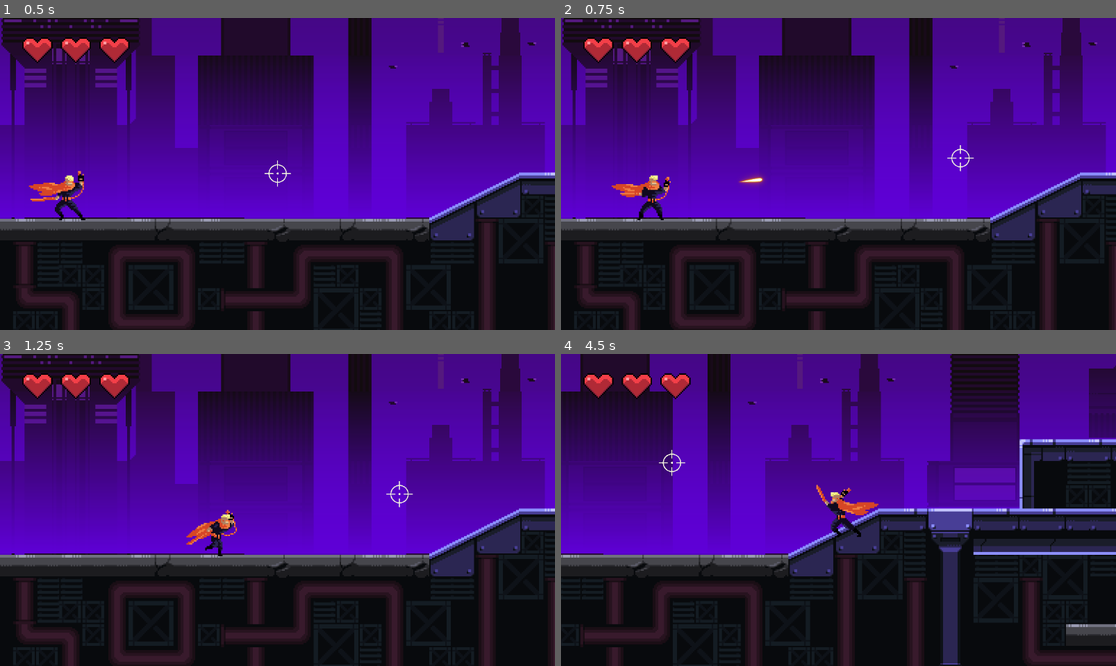
Above: before the commit, frames 1-4 (two rows, left to right).
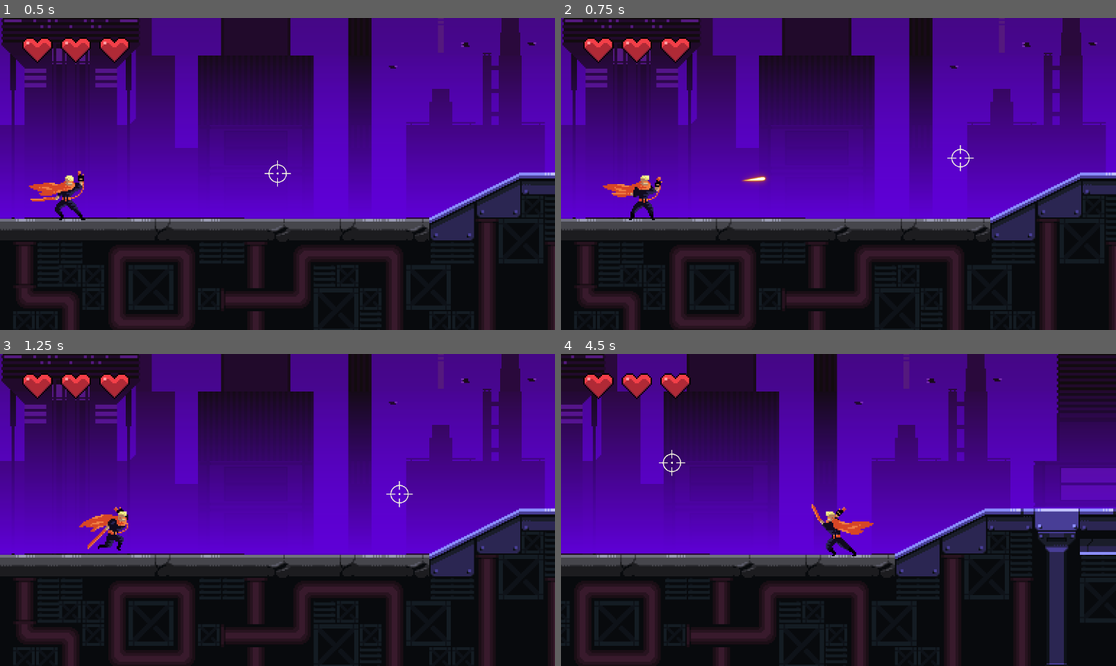
Above: after the commit, the same moments.

Repository: Fanxuui/neonshift
Game: Godot game, scene res://scenes/main.tscn
Same seed, same stepped clock (60 frames per second), same inputs: the game is played once before the commit and once after it.
Inputs (mouse positions are in pixels of both pictures, inside the frame that each line leads up to):
- Up to frame 1 (0.5 s): no input
- Up to frame 2 (0.75 s): tap Enter (ui_accept) at 0.5 s; move the mouse to (960, 158) at 0.52 s; hold D (move_right) from 0.53 s (still down); right-click (960, 158) at 0.6 s
- Up to frame 3 (1.25 s): keep holding D (move_right); tap Space (jump) at 0.77 s; click (399, 494) at 0.8 s
- Up to frame 4 (4.5 s): move the mouse to (727, 525) at 1.27 s; click (727, 525) at 1.35 s; tap Space (jump) at 1.52, 3.02, 3.77 s; right-click (727, 525) at 1.55 s; move the mouse to (894, 441) at 2.02 s; release D (move_right) at 2.03 s; hold A (move_left) 2.03-2.78 s; right-click (894, 441) at 2.1 s; click (894, 441) at 2.3 s; move the mouse to (810, 572) at 2.77 s; hold D (move_right) 2.78-4.28 s; click (810, 572) at 2.85 s; right-click (810, 572) at 3.05 s; move the mouse to (1005, 556) at 3.52 s; right-click (1005, 556) at 3.6 s; click (1005, 556) at 3.8 s; move the mouse to (672, 463) at 4.27 s; hold A (move_left) from 4.28 s (still down); click (672, 463) at 4.35 s

Frame 1 is identical in both runs. In frame 2, 0.8% of the frame differs, in the area x 7-38%, y 50-65%; in frame 3, 1.1%; in frame 4, 45%, in the area x 0-100%, y 0-100%.

Commit message:
game feel enhancement
modify the player animation
optimize the movement logic

Diff:
--- a/ranged.gd
+++ b/ranged.gd
@@ -190,7 +190,7 @@
 	_is_slowed = true
 	var cur_speed = speed
 	speed = REDUCED_SPEED
-	await get_tree().create_timer(1.0).timeout
+	await get_tree().create_timer(3.0).timeout
 	_is_slowed = false
 	speed = cur_speed
 
--- a/scenes/player.tscn
+++ b/scenes/player.tscn
@@ -8,8 +8,18 @@
 [ext_resource type="Texture2D" uid="uid://d2qgg5wekl87f" path="res://assets/Striker/spr_StrikerGetHit_strip.png" id="4_ur7pv"]
 [ext_resource type="Texture2D" uid="uid://d001mvj7uchx3" path="res://assets/Striker/spr_StrikerJump_strip.png" id="5_smehm"]
 [ext_resource type="Texture2D" uid="uid://ctvmb1rmbunyu" path="res://assets/Striker/spr_StrikerRun_strip.png" id="6_ur7pv"]
-[ext_resource type="Texture2D" uid="uid://dj24qpjlgtwpt" path="res://assets/Striker/spr_StrikerSlash_stripWithEffect.png" id="7_y4r1p"]
-[ext_resource type="Texture2D" uid="uid://cwaqjt3markxw" path="res://assets/Striker/spr_StrikerSlash_stripNoEffect.png" id="8_y4r1p"]
+[ext_resource type="Texture2D" uid="uid://mxdi10brmhry" path="res://assets/Striker/shoot1.png" id="8_60mlk"]
+[ext_resource type="Texture2D" uid="uid://do7wywho3vlqg" path="res://assets/Striker/shoot2.png" id="9_i4ail"]
+[ext_resource type="Texture2D" uid="uid://jmgh3mpv38ni" path="res://assets/Striker/slash1.png" id="9_jej6c"]
+[ext_resource type="Texture2D" uid="uid://bsujl86xw0d03" path="res://assets/Striker/shoot3.png" id="10_a38lo"]
+[ext_resource type="Texture2D" uid="uid://dmwrd2ty7h4nx" path="res://assets/Striker/slash2.png" id="10_f1ej7"]
+[ext_resource type="Texture2D" uid="uid://cacoh6pvapiif" path="res://assets/Striker/shoot4.png" id="11_4ni07"]
+[ext_resource type="Texture2D" uid="uid://bdi2jklhwj7fw" path="res://assets/Striker/slash3.png" id="11_oprun"]
+[ext_resource type="Texture2D" uid="uid://bah1rhkvgkh1o" path="res://assets/Striker/slash4.png" id="12_a8ls1"]
+[ext_resource type="Texture2D" uid="uid://vn6uhxiqbpue" path="res://assets/Striker/shoot5.png" id="12_l71n6"]
+[ext_resource type="Texture2D" uid="uid://d1klxneej85q7" path="res://assets/Striker/shoot6.png" id="13_ke2ow"]
+[ext_resource type="Texture2D" uid="uid://cs6gqr5hm80tl" path="res://assets/Striker/shoot7.png" id="14_ujl30"]
+[ext_resource type="Texture2D" uid="uid://t5b3037pif7g" path="res://assets/Striker/shoot8.png" id="15_31cv2"]
 
 [sub_resource type="CapsuleShape2D" id="CapsuleShape2D_ur7pv"]
 
@@ -205,54 +215,6 @@
 atlas = ExtResource("6_ur7pv")
 region = Rect2(672, 0, 96, 96)
 
-[sub_resource type="AtlasTexture" id="AtlasTexture_fdfoy"]
-atlas = ExtResource("8_y4r1p")
-region = Rect2(1024, 0, 128, 96)
-
-[sub_resource type="AtlasTexture" id="AtlasTexture_hhpqf"]
-atlas = ExtResource("8_y4r1p")
-region = Rect2(1152, 0, 128, 96)
-
-[sub_resource type="AtlasTexture" id="AtlasTexture_g5jhy"]
-atlas = ExtResource("8_y4r1p")
-region = Rect2(1280, 0, 128, 96)
-
-[sub_resource type="AtlasTexture" id="AtlasTexture_holxr"]
-atlas = ExtResource("8_y4r1p")
-region = Rect2(1408, 0, 128, 96)
-
-[sub_resource type="AtlasTexture" id="AtlasTexture_8txt3"]
-atlas = ExtResource("8_y4r1p")
-region = Rect2(1536, 0, 128, 96)
-
-[sub_resource type="AtlasTexture" id="AtlasTexture_2w11d"]
-atlas = ExtResource("8_y4r1p")
-region = Rect2(1664, 0, 128, 96)
-
-[sub_resource type="AtlasTexture" id="AtlasTexture_770dr"]
-atlas = ExtResource("8_y4r1p")
-region = Rect2(1792, 0, 128, 96)
-
-[sub_resource type="AtlasTexture" id="AtlasTexture_8f1cb"]
-atlas = ExtResource("8_y4r1p")
-region = Rect2(1920, 0, 128, 96)
-
-[sub_resource type="AtlasTexture" id="AtlasTexture_j2b1d"]
-atlas = ExtResource("7_y4r1p")
-region = Rect2(512, 0, 128, 96)
-
-[sub_resource type="AtlasTexture" id="AtlasTexture_cs1tg"]
-atlas = ExtResource("7_y4r1p")
-region = Rect2(640, 0, 128, 96)
-
-[sub_resource type="AtlasTexture" id="AtlasTexture_2dvfe"]
-atlas = ExtResource("7_y4r1p")
-region = Rect2(768, 0, 128, 96)
-
-[sub_resource type="AtlasTexture" id="AtlasTexture_giy8y"]
-atlas = ExtResource("7_y4r1p")
-region = Rect2(896, 0, 128, 96)
-
 [sub_resource type="SpriteFrames" id="SpriteFrames_2oo1m"]
 animations = [{
 "frames": [{
@@ -306,7 +268,7 @@
 }],
 "loop": false,
 "name": &"death",
-"speed": 13.0
+"speed": 15.0
 }, {
 "frames": [{
 "duration": 1.0,
@@ -323,7 +285,7 @@
 }],
 "loop": false,
 "name": &"get_hit",
-"speed": 13.0
+"speed": 15.0
 }, {
 "frames": [{
 "duration": 1.0,
@@ -352,7 +314,7 @@
 }],
 "loop": true,
 "name": &"idle",
-"speed": 13.0
+"speed": 15.0
 }, {
 "frames": [{
 "duration": 1.0,
@@ -393,7 +355,7 @@
 }],
 "loop": false,
 "name": &"jump",
-"speed": 13.0
+"speed": 15.0
 }, {
 "frames": [{
 "duration": 1.0,
@@ -422,53 +384,53 @@
 }],
 "loop": true,
 "name": &"run",
-"speed": 13.0
-}, {
-"frames": [{
-"duration": 1.0,
-"texture": SubResource("AtlasTexture_fdfoy")
-}, {
-"duration": 1.0,
-"texture": SubResource("AtlasTexture_hhpqf")
-}, {
-"duration": 1.0,
-"texture": SubResource("AtlasTexture_g5jhy")
-}, {
-"duration": 1.0,
-"texture": SubResource("AtlasTexture_holxr")
-}, {
-"duration": 1.0,
-"texture": SubResource("AtlasTexture_8txt3")
-}, {
-"duration": 1.0,
-"texture": SubResource("AtlasTexture_2w11d")
-}, {
-"duration": 1.0,
-"texture": SubResource("AtlasTexture_770dr")
-}, {
-"duration": 1.0,
-"texture": SubResource("AtlasTexture_8f1cb")
+"speed": 15.0
+}, {
+"frames": [{
+"duration": 1.0,
+"texture": ExtResource("8_60mlk")
+}, {
+"duration": 1.0,
+"texture": ExtResource("9_i4ail")
+}, {
+"duration": 1.0,
+"texture": ExtResource("10_a38lo")
+}, {
+"duration": 1.0,
+"texture": ExtResource("11_4ni07")
+}, {
+"duration": 1.0,
+"texture": ExtResource("12_l71n6")
+}, {
+"duration": 1.0,
+"texture": ExtResource("13_ke2ow")
+}, {
+"duration": 1.0,
+"texture": ExtResource("14_ujl30")
+}, {
+"duration": 1.0,
+"texture": ExtResource("15_31cv2")
 }],
 "loop": false,
 "name": &"slash_gun",
-"speed": 13.0
-}, {
-"frames": [{
-"duration": 1.0,
-"texture": SubResource("AtlasTexture_j2b1d")
-}, {
-"duration": 1.0,
-"texture": SubResource("AtlasTexture_cs1tg")
-}, {
-"duration": 1.0,
-"texture": SubResource("AtlasTexture_2dvfe")
-}, {
-"duration": 1.0,
-"texture": SubResource("AtlasTexture_giy8y")
+"speed": 15.0
+}, {
+"frames": [{
+"duration": 1.0,
+"texture": ExtResource("9_jej6c")
+}, {
+"duration": 1.0,
+"texture": ExtResource("10_f1ej7")
+}, {
+"duration": 1.0,
+"texture": ExtResource("11_oprun")
+}, {
+"duration": 1.0,
+"texture": ExtResource("12_a8ls1")
 }],
 "loop": false,
 "name": &"slash_sword",
-"speed": 13.0
+"speed": 15.0
 }]
 
 [sub_resource type="RectangleShape2D" id="RectangleShape2D_fjrip"]
@@ -513,10 +475,8 @@
 texture_filter = 1
 position = Vector2(0, -20)
 sprite_frames = SubResource("SpriteFrames_2oo1m")
-animation = &"slash_sword"
+animation = &"slash_gun"
 autoplay = "idle"
-frame = 3
-frame_progress = 1.0
 
 [node name="Sword" type="Node2D" parent="."]
 position = Vector2(0, -20)
--- /dev/null
+++ b/scenes/slow_field.tscn
@@ -0,0 +1,3 @@
+[gd_scene format=3 uid="uid://dxsg8a8o0s8xf"]
+
+[node name="SlowField" type="Area2D"]
--- a/scripts/player.gd
+++ b/scripts/player.gd
@@ -8,7 +8,8 @@
 @onready var game_manager: Node = $"../GameManager"
 const MAX_JUMPS = 2
 
-
+var ACCEL = 12
+var DECEL = 10
 
 @export var bullet_scene: PackedScene
 @onready var collision_shape: CollisionShape2D = $CollisionShape2D
@@ -58,10 +59,7 @@
 	state = PlayerState.DIE
 	_update_animation()
 
-func handle_movement_input() -> void:
-
-	if state in [PlayerState.SWORD, PlayerState.GUN, PlayerState.HURT, PlayerState.DIE]:
-		return
+func handle_movement_input(delta: float) -> void:
 
 	# Handle jump.
 	if Input.is_action_just_pressed("jump") and jump_count < MAX_JUMPS:
@@ -74,16 +72,18 @@
 	# Get the input direction and handle the movement/deceleration.
 	# As good practice, you should replace UI actions with custom gameplay actions.
 	var direction := Input.get_axis("move_left", "move_right")
-	if direction:
-		velocity.x = direction * SPEED
+	var target_speed := direction * SPEED
+	if direction != 0:
+		velocity.x = lerp(velocity.x, target_speed, ACCEL * delta)
 	else:
-		velocity.x = move_toward(velocity.x, 0, SPEED)
+		if is_on_floor():
+			velocity.x = lerp(velocity.x, 0.0, DECEL * delta)
 
 	if not anim_locked:
 		if not is_on_floor():
 			state = PlayerState.JUMP
 		else:
-			if velocity.x != 0:
+			if direction != 0:
 				state = PlayerState.MOVE
 			else:
 				state = PlayerState.IDLE
@@ -106,8 +106,9 @@
 		if state in [PlayerState.SWORD, PlayerState.GUN, PlayerState.HURT, PlayerState.DIE]:
 			return
 		state = PlayerState.GUN
+		velocity.x *= 0.2
 		anim_locked = true
-		$AnimationPlayer.play("shoot")
+		shoot_bullet()
 
 	if Input.is_action_just_pressed("slash"):
 		state = PlayerState.SWORD
@@ -130,10 +131,10 @@
 
 	was_on_floor = is_on_floor()
 
-	if anim_locked:
-		move_and_slide()
-		return
-	handle_movement_input()
+	handle_attack_input()
+	if not anim_locked:
+		handle_movement_input(delta)
+
 	move_and_slide()
 
 
@@ -144,7 +145,6 @@
 		facing_dir = Vector2.LEFT
 		get_node("AnimatedSprite2D").flip_h = true
 
-	handle_attack_input()
 	_update_animation()
 
 
@@ -160,7 +160,6 @@
 			if $AnimatedSprite2D.animation != "jump":
 				$AnimatedSprite2D.play("jump")
 		PlayerState.SWORD:
-			print("play animation")
 			if $AnimatedSprite2D.animation != "slash_sword":
 				$AnimatedSprite2D.play("slash_sword")
 		PlayerState.GUN:
@@ -191,12 +190,6 @@
 		game_manager.restart_run()
 
 
-	var dir = Input.get_axis("move_left", "move_right")
-	if dir != 0:
-		state = PlayerState.MOVE
-	else:
-		state = PlayerState.IDLE
-
 
 func _on_bottom_wall_body_entered(body: Node2D) -> void:
 	death()
Binary file added: assets/Striker/shoot1.png
Not shown, added: assets/Striker/shoot1.png.import
Binary file added: assets/Striker/shoot2.png
Not shown, added: assets/Striker/shoot2.png.import
Binary file added: assets/Striker/shoot3.png
Not shown, added: assets/Striker/shoot3.png.import
Binary file added: assets/Striker/shoot4.png
Not shown, added: assets/Striker/shoot4.png.import
Binary file added: assets/Striker/shoot5.png
Not shown, added: assets/Striker/shoot5.png.import
Binary file added: assets/Striker/shoot6.png
Not shown, added: assets/Striker/shoot6.png.import
(and 15 more such lines)
